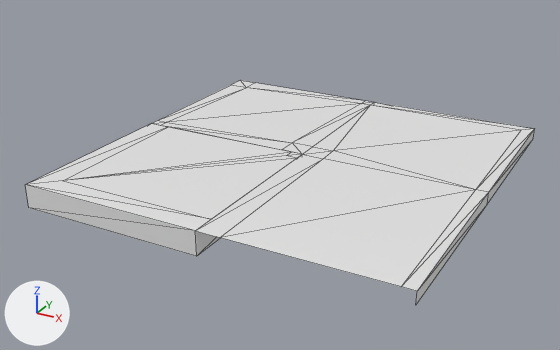
The Blender file data/tiles/default/road/road.blend, before and after one commit.
One viewpoint serves both versions: a 50 mm lens placed at (7.0, -13.7, 6.75), pointed at (-0.28, -0.46, 0.13). The lights are fixed; the arrows at lower left show +X, +Y and +Z. Mesh edges are drawn as thin lines.

The scene before the commit, as lines of its bpy script (objects in view):
```python
me_tile_edge = bpy.data.meshes.new('tile_edge')
me_tile_edge.from_pydata(...)  # 12 vertices, 10 faces; spans x -2.0..2.0, y -2.0..2.0, z 0.0..0.5
# faces by material slot: [2, 4, 4]
me_tile_edge.materials.append(mat_sidewalk)  # white #e7e7e7
me_tile_edge.materials.append(mat_border)  # white #e7e7e7
me_tile_edge.materials.append(mat_edge)  # white #e7e7e7
me_tile_edge_outward = bpy.data.meshes.new('tile_edge_outward')
me_tile_edge_outward.from_pydata(...)  # 13 vertices, 14 faces; spans x -2.0..2.0, y -2.0..2.0, z 0.0..0.5
# faces by material slot: [4, 2, 8]
me_tile_edge_outward.materials.append(mat_sidewalk)  # white #e7e7e7
me_tile_edge_outward.materials.append(mat_border)  # white #e7e7e7
me_tile_edge_outward.materials.append(mat_edge)  # white #e7e7e7
me_tile_edge_outward_diagonal = bpy.data.meshes.new('tile_edge_outward_diagonal')
me_tile_edge_outward_diagonal.from_pydata(...)  # 16 vertices, 18 faces; spans x -2.0..2.0, y -2.0..2.0, z 0.5
# faces by material slot: [10, 4, 4]
me_tile_edge_outward_diagonal.materials.append(mat_sidewalk)  # white #e7e7e7
me_tile_edge_outward_diagonal.materials.append(mat_border)  # white #e7e7e7
me_tile_edge_outward_diagonal.materials.append(mat_edge)  # white #e7e7e7
ob_tile_edge = bpy.data.objects.new('tile_edge', me_tile_edge)
ob_tile_edge.location = (2.0, -2.0, 0.0)
ob_tile_edge_outward = bpy.data.objects.new('tile_edge_outward', me_tile_edge_outward)
ob_tile_edge_outward.location = (-2.0, -2.0, 0.0)
ob_tile_edge_outward_diagonal = bpy.data.objects.new('tile_edge_outward_diagonal', me_tile_edge_outward_diagonal)
ob_tile_edge_outward_diagonal.location = (-2.0, 2.0, 0.0)
# also in view: 'tile_edge_inward' at (2.0, 2.0, 0.38)
```
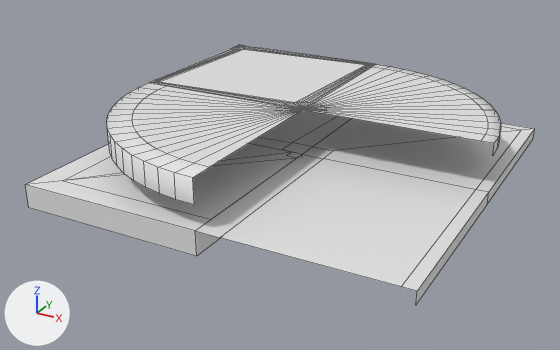
Pixel boxes (x1, y1, x2, y2) of what changed, in the pictures (560 x 350 px):
'tile_edge_outward_round', added: after (107, 83, 302, 205)
    faces in mat_sidewalk (white #e7e7e7): (132, 86, 297, 167)
    faces in mat_edge (white #e7e7e7): (107, 83, 209, 205)
'tile_edge_inward_round', added: after (303, 64, 501, 155)
    faces in mat_sidewalk (white #e7e7e7): (314, 67, 488, 141)
    faces in mat_border (white #e7e7e7): (372, 64, 501, 155)
    faces in mat_edge (white #e7e7e7): (303, 103, 327, 113)
'tile_edge_outward_diagonal_round', added: after (149, 45, 376, 110)
    faces in mat_sidewalk (white #e7e7e7): (156, 47, 372, 106)
    faces in mat_edge (white #e7e7e7): (231, 45, 313, 110)
'tile_edge_outward_diagonal', unchanged, covered by the edit: before (152, 80, 374, 154); after (250, 110, 352, 154)

Patch to the scene script:
```diff
--- a/data/tiles/default/road/road.blend.py
+++ b/data/tiles/default/road/road.blend.py
@@ me_tile_edge_outward_diagonal_round @@
+me_tile_edge_outward_diagonal_round.from_pydata(...)  # 72 vertices, 97 faces; spans x -2.0..2.0, y -2.0..2.0, z 0.5
+# faces by material slot: [33, 32, 32]
+me_tile_edge_outward_diagonal_round.materials.append(mat_sidewalk)  # white #e7e7e7
+me_tile_edge_outward_diagonal_round.materials.append(mat_border)  # white #e7e7e7
+me_tile_edge_outward_diagonal_round.materials.append(mat_edge)  # white #e7e7e7
@@ me_tile_edge_inward_round @@
+me_tile_edge_inward_round.from_pydata(...)  # 69 vertices, 64 faces; spans x -2.0..2.0, y -2.0..2.0, z 0.25..0.5
+me_tile_edge_inward_round.polygons.foreach_set('use_smooth', [True] * 64)
+# faces by material slot: [16, 32, 16]
+me_tile_edge_inward_round.materials.append(mat_sidewalk)  # white #e7e7e7
+me_tile_edge_inward_round.materials.append(mat_border)  # white #e7e7e7
+me_tile_edge_inward_round.materials.append(mat_edge)  # white #e7e7e7
@@ me_tile_edge_outward_round @@
+me_tile_edge_outward_round.from_pydata(...)  # 69 vertices, 64 faces; spans x -2.0..2.0, y -2.0..2.0, z 0.0..0.5
+me_tile_edge_outward_round.polygons.foreach_set('use_smooth', [True] * 64)
+# faces by material slot: [16, 16, 32]
+me_tile_edge_outward_round.materials.append(mat_sidewalk)  # white #e7e7e7
+me_tile_edge_outward_round.materials.append(mat_border)  # white #e7e7e7
+me_tile_edge_outward_round.materials.append(mat_edge)  # white #e7e7e7
@@ ob_tile_edge_outward_diagonal_round @@
+ob_tile_edge_outward_diagonal_round = bpy.data.objects.new('tile_edge_outward_diagonal_round', me_tile_edge_outward_diagonal_round)
+ob_tile_edge_outward_diagonal_round.location = (-2.0, 2.0, 1.0)
@@ ob_tile_edge_inward_round @@
+ob_tile_edge_inward_round = bpy.data.objects.new('tile_edge_inward_round', me_tile_edge_inward_round)
+ob_tile_edge_inward_round.location = (2.0, 2.0, 1.0)
@@ ob_tile_edge_outward_round @@
+ob_tile_edge_outward_round = bpy.data.objects.new('tile_edge_outward_round', me_tile_edge_outward_round)
+ob_tile_edge_outward_round.location = (-2.0, -2.0, 1.0)
```
